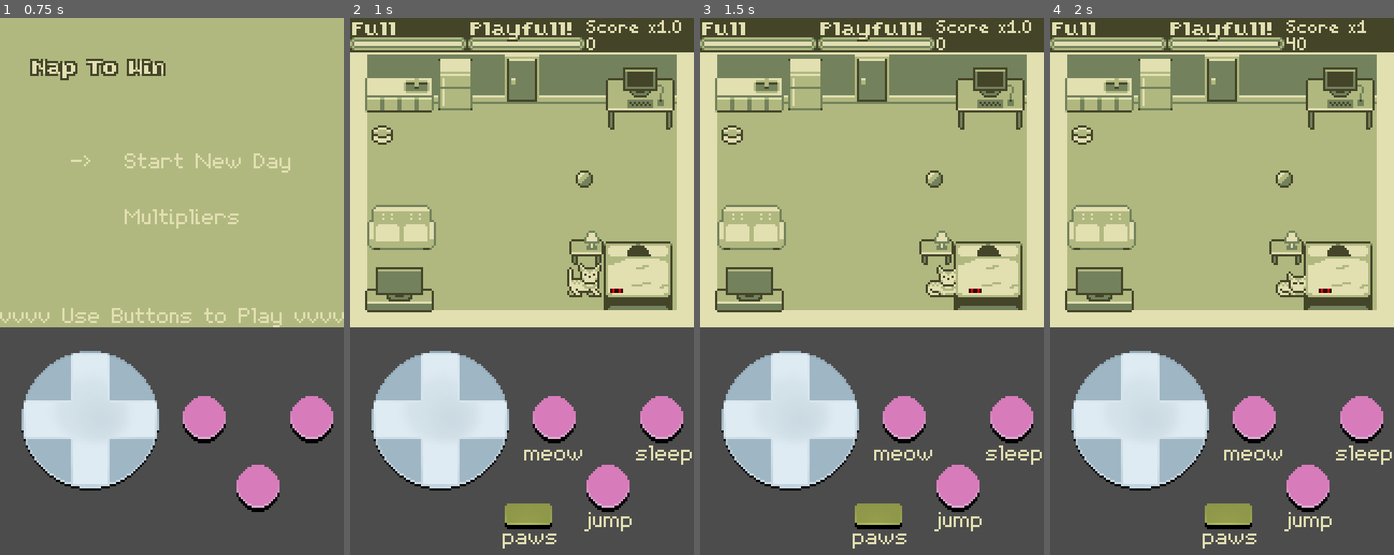
Above: before the commit, frames 1-4 (left to right).
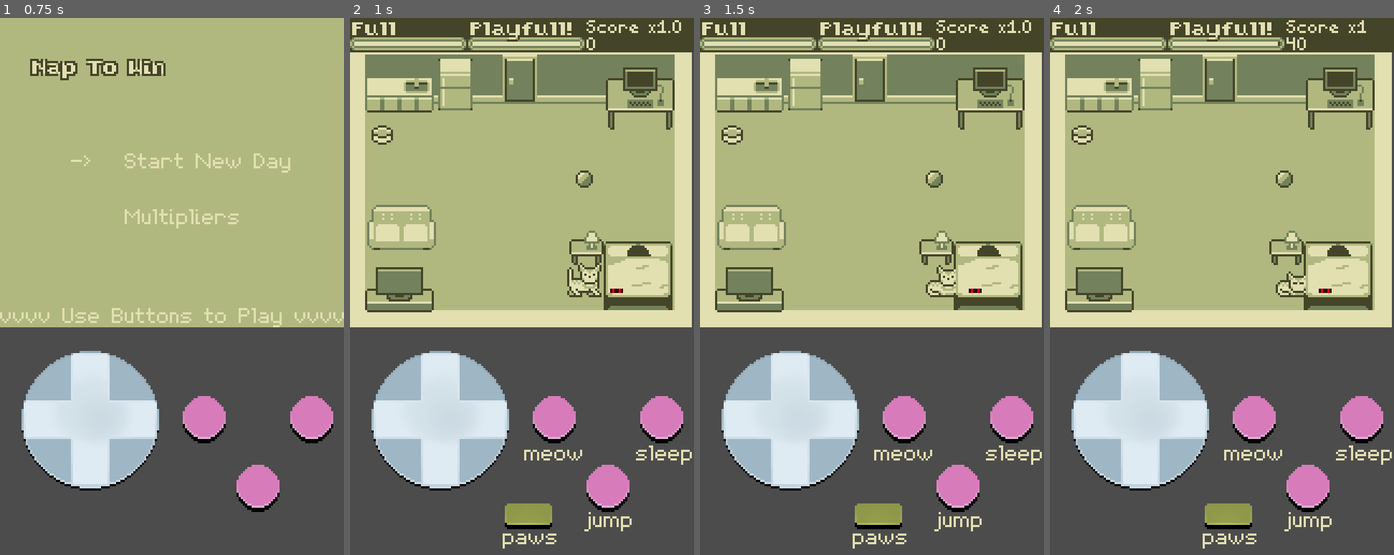
Above: after the commit, the same moments.

Repository: RoxT/legendary-octo-eureka
Game: Godot game, scene res://MainMenu.tscn
Two runs of this game, one before a commit and one after it. Both use one fixed random seed, a clock stepped at 60 frames per second and the inputs below.
Inputs:
- Up to frame 1 (0.75 s): tap Enter at 0.5 s; hold Right (ui_right) from 0.53 s (still down); tap S (sleep) at 0.6 s
- Up to frame 2 (1 s): keep holding Right (ui_right); tap Space (jump) at 0.77 s
- Up to frame 3 (1.5 s): release Right (ui_right) at 1.25 s; click "sleep" at 1.25 s
- Up to frame 4 (2 s): no input

Frame 1 is identical in both runs. In frame 2, 1.2% of the frame differs, in the area x 4-100%, y 6-58%; in frame 3, 1.2%; in frame 4, 1.2%.

Commit message:
Moved room back one pixel

Diff:
--- a/Main.tscn
+++ b/Main.tscn
@@ -115,7 +115,7 @@
 script = ExtResource( 14 )
 
 [node name="Room" type="Sprite" parent="Node2D"]
-position = Vector2( 80, 72 )
+position = Vector2( 79, 72 )
 texture = ExtResource( 3 )
 
 [node name="Camera2D" type="Camera2D" parent="Node2D"]
@@ -205,7 +205,6 @@
 position = Vector2( 0, -7 )
 frames = ExtResource( 25 )
 animation = "up_"
-frame = 1
 playing = true
 script = ExtResource( 21 )
 __meta__ = {
Not shown, changed: webbuild/index.html
Not shown, changed: webbuild/index.pck
